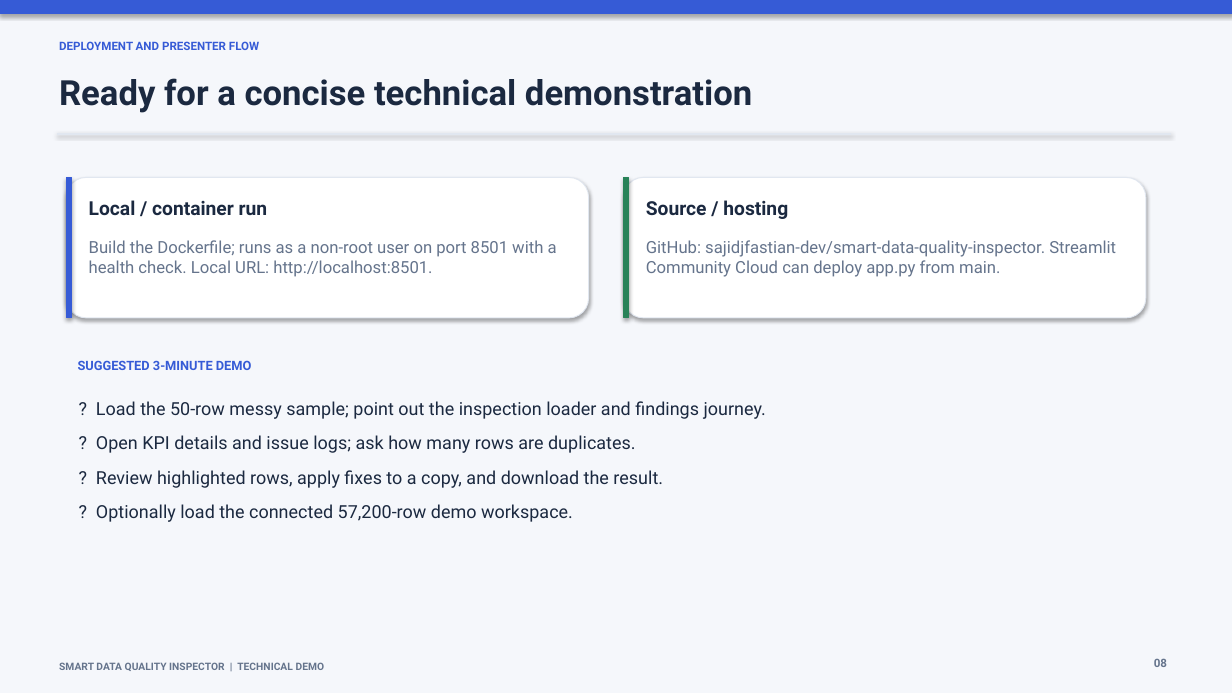
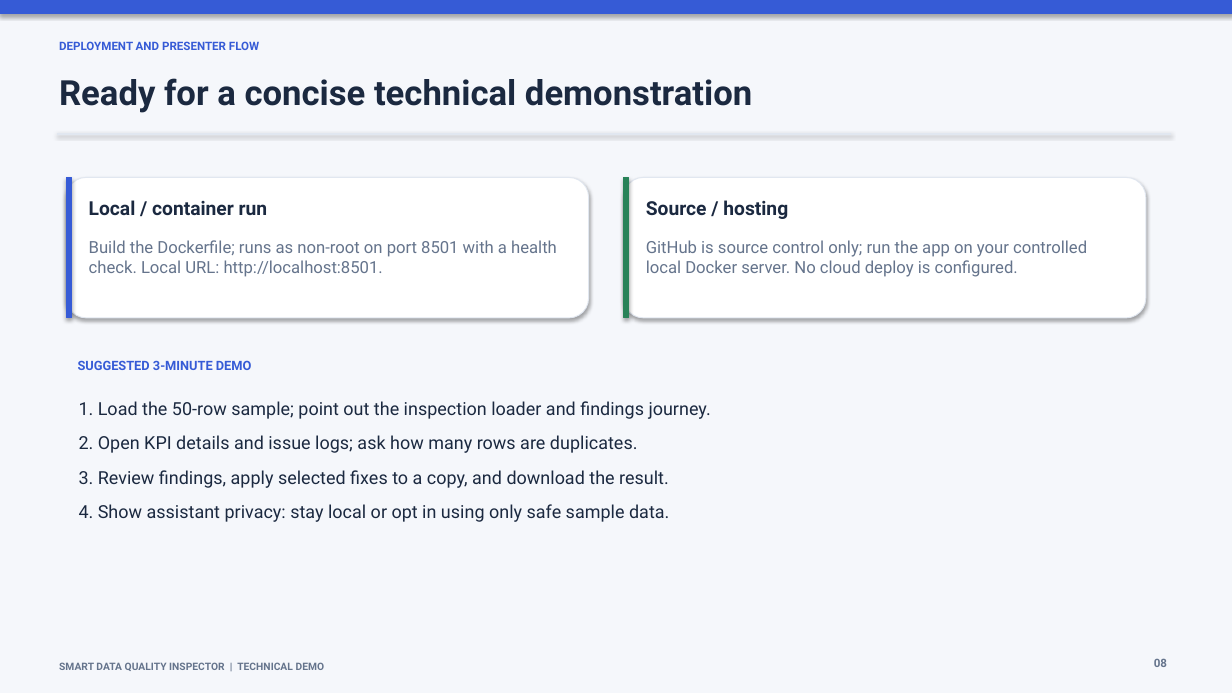
Before and after one commit to sajidjfastian-dev/smart-data-quality-inspector, a slide deck: slide 8 of Smart_Data_Quality_Inspector_Technical_Demo.pptx. Drawn at 1232x693 pixels with LibreOffice and Linux fonts; fonts in the diff are those of the drawing. Boxes give left, top, right and bottom in pixels: in the first picture for what was removed or moved away, otherwise in the second. Text is boxed around its words. In the diff, an @@ line names an element or a change of style, - is before the commit and + after.

```diff
--- a/Smart_Data_Quality_Inspector_Technical_Demo.pptx
+++ b/Smart_Data_Quality_Inspector_Technical_Demo.pptx
@@ text at (x1=89, y1=240, x2=557, y2=277): text changed @@
-Build the Dockerfile; runs as a non-root user on port 8501 with a health check. Local URL: http://localhost:8501.
+Build the Dockerfile; runs as non-root on port 8501 with a health check. Local URL: http://localhost:8501.
@@ text at (x1=646, y1=240, x2=1087, y2=277): text changed @@
-GitHub: sajidjfastian-dev/smart-data-quality-inspector. Streamlit Community Cloud can deploy app.py from main.
+GitHub is source control only; run the app on your controlled local Docker server. No cloud deploy is configured.
@@ text at (x1=79, y1=401, x2=711, y2=522): text changed @@
-? Load the 50-row messy sample; point out the inspection loader and findings journey.
-? Open KPI details and issue logs; ask how many rows are duplicates.
-? Review highlighted rows, apply fixes to a copy, and download the result.
-? Optionally load the connected 57,200-row demo workspace.
+1. Load the 50-row sample; point out the inspection loader and findings journey.
+2. Open KPI details and issue logs; ask how many rows are duplicates.
+3. Review findings, apply selected fixes to a copy, and download the result.
+4. Show assistant privacy: stay local or opt in using only safe sample data.
```
Also in this commit, not shown: 8 other slides changed, 7 other files.
